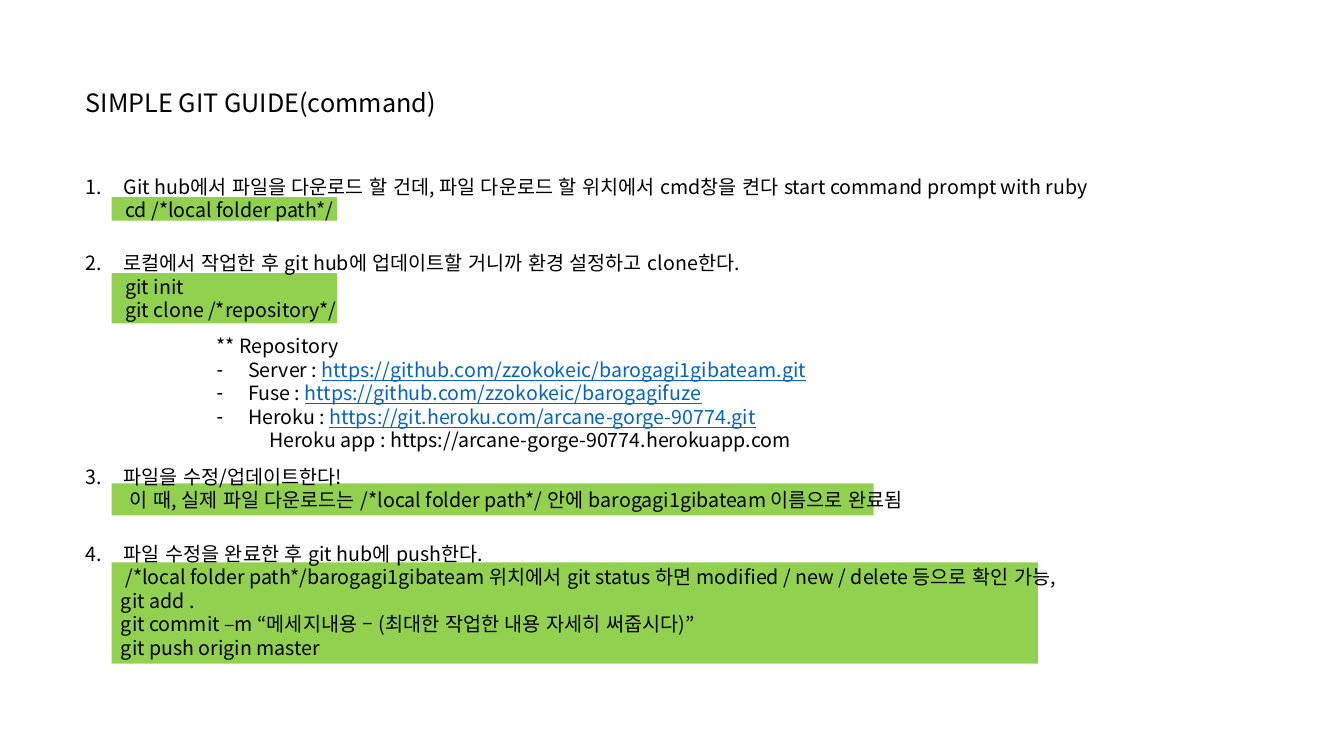
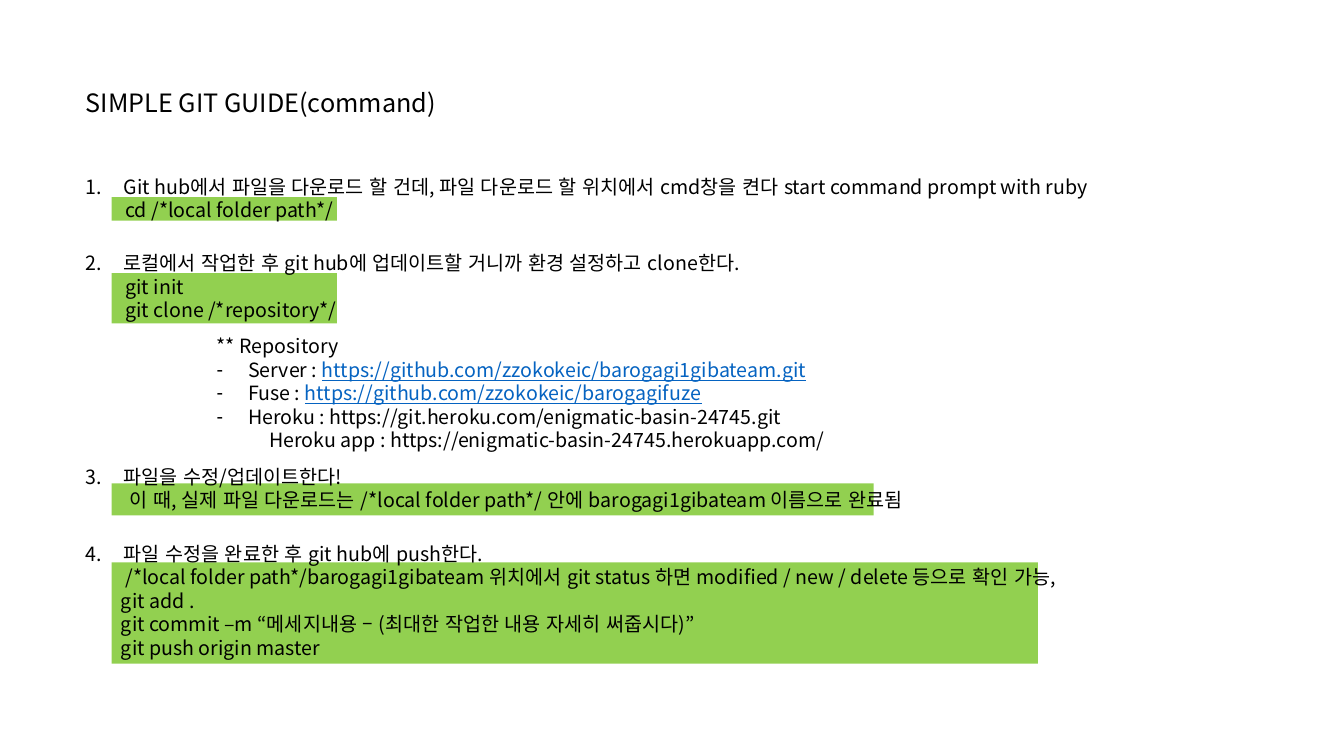
Before and after one commit to zzokokeic/barogagi1gibateam, a slide deck: slide 2 of Docs/Dev_Guide.pptx. Drawn at 1344x756 pixels with LibreOffice and Linux fonts; fonts in the diff are those of the drawing. Boxes give left, top, right and bottom in pixels: in the first picture for what was removed or moved away, otherwise in the second. Text is boxed around its words. In the diff, an @@ line names an element or a change of style, - is before the commit and + after.

```diff
--- a/Docs/Dev_Guide.pptx
+++ b/Docs/Dev_Guide.pptx
@@ text at <box>248,403,824,452</box>: text changed @@
-– Heroku : https://git.heroku.com/arcane-gorge-90774.git
-Heroku app : https://arcane-gorge-90774.herokuapp.com
+– Heroku : https://git.heroku.com/enigmatic-basin-24745.git
+Heroku app : https://enigmatic-basin-24745.herokuapp.com/
```
Also in this commit, not shown: 1 other file.
